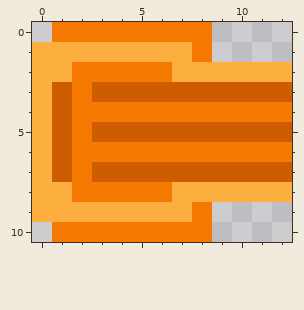
Two versions of one pixel-art sprite, resource/sprite/turret.chain.png. That is the earlier state.
The file is 65x55 pixels, drawn in blocks of 5x5; one block is one cell here.
After the commit:
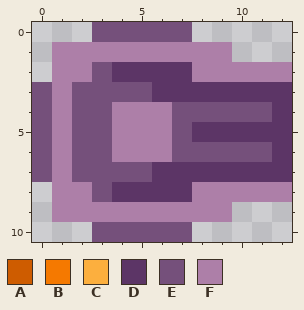
Palette (. is transparent): A #ce5c00  B #f57900  C #fcaf3e  D #5c3566  E #75507b  F #ad7fa8
Diff:
@@ x 0..12 @@
- 0 .BBBBBBBB....
- 1 CCCCCCCCB....
- 2 CCBBBBBCCCCCC
- 3 CABAAAAAAAAAA
- 4 CABBBBBBBBBBB
- 5 CABAAAAAAAAAA
- 6 CABBBBBBBBBBB
- 7 CABAAAAAAAAAA
- 8 CCBBBBBCCCCCC
- 9 CCCCCCCCB....
-10 .BBBBBBBB....
+ 0 ...EEEEE.....
+ 1 .FFFFFFFFF...
+ 2 .FFEDDDDFFFFF
+ 3 EFEEEEDDDDDDD
+ 4 EFEEFFFEEEEED
+ 5 EFEEFFFEDDDDD
+ 6 EFEEFFFEEEEED
+ 7 EFEEEEDDDDDDD
+ 8 .FFEDDDDFFFFF
+ 9 .FFFFFFFFF...
+10 ...EEEEE.....
Where, in picture pixels (left, top, right, bottom), the same in both pictures:
changed: (32, 22, 292, 242)
